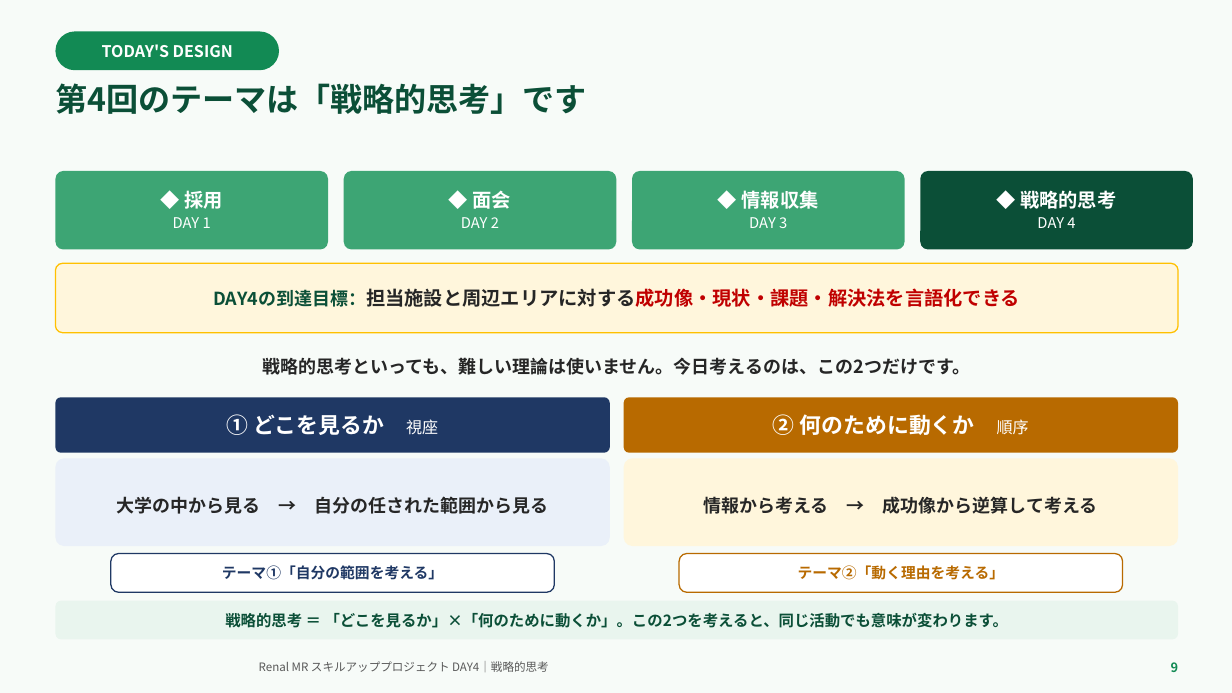
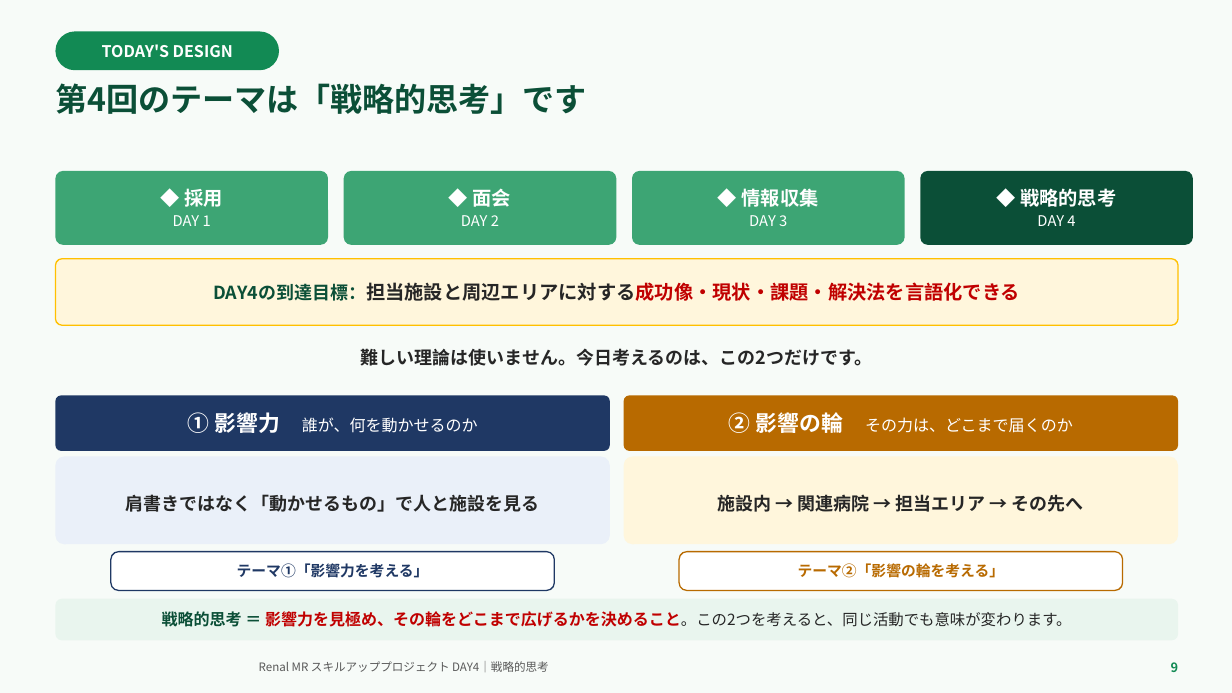
Before and after one commit to TAKUYA-1187/Claude, a slide deck: slide 9 of novartis_training/DAY4_ちょっと分かるだけで世界が変わる.pptx. Drawn at 1232x693 pixels with LibreOffice and Linux fonts; fonts in the diff are those of the drawing; background and template pictures are left out. Boxes give left, top, right and bottom in pixels: in the first picture for what was removed or moved away, otherwise in the second. Text is boxed around its words. In the diff, an @@ line names an element or a change of style, - is before the commit and + after.

```diff
--- a/novartis_training/DAY4_ちょっと分かるだけで世界が変わる.pptx
+++ b/novartis_training/DAY4_ちょっと分かるだけで世界が変わる.pptx
@@ rounded rectangle "◆ 採用": place and size @@
-rounded rectangle "◆ 採用" at (55,171,328,250)
+rounded rectangle "◆ 採用" at (55,171,328,245)
@@ rounded rectangle "◆ 面会": place and size @@
-rounded rectangle "◆ 面会" at (344,171,616,250)
+rounded rectangle "◆ 面会" at (344,171,616,245)
@@ rounded rectangle "◆ 情報収集": place and size @@
-rounded rectangle "◆ 情報収集" at (632,171,905,250)
+rounded rectangle "◆ 情報収集" at (632,171,905,245)
@@ rounded rectangle "◆ 戦略的思考": place and size @@
-rounded rectangle "◆ 戦略的思考" at (921,171,1193,250)
+rounded rectangle "◆ 戦略的思考" at (921,171,1193,245)
@@ rounded rectangle "DAY4の到達目標：担当施設と周辺エリアに対する成功像・現状・課題・解決法を言語化できる": place and size @@
-rounded rectangle "DAY4の到達目標：担当施設と周辺エリアに対する成功像・現状・課題・解決法を言語化できる" at (55,263,1178,333)
+rounded rectangle "DAY4の到達目標：担当施設と周辺エリアに対する成功像・現状・課題・解決法を言語化できる" at (55,259,1178,325)
@@ text at (361,348,873,366): text changed @@
-戦略的思考といっても、難しい理論は使いません。今日考えるのは、この2つだけです。
+難しい理論は使いません。今日考えるのは、この2つだけです。
@@ text in rounded rectangle at (188,412,478,433): text changed; size 17 to 12.5 pt; bold off @@
-① どこを見るか 視座
+① 影響力 誰が、何を動かせるのか
@@ text in rounded rectangle at (729,412,1073,433): text changed; size 17 to 12.5 pt; bold off @@
-② 何のために動くか 順序
+② 影響の輪 その力は、どこまで届くのか
@@ text in rounded rectangle at (125,494,539,512): text changed @@
-大学の中から見る → 自分の任された範囲から見る
+肩書きではなく「動かせるもの」で人と施設を見る
@@ text in rounded rectangle at (717,491,1084,515): text changed @@
-情報から考える → 成功像から逆算して考える
+施設内 → 関連病院 → 担当エリア → その先へ
@@ text in rounded rectangle at (237,563,429,578): text changed @@
-テーマ①「自分の範囲を考える」
+テーマ①「影響力を考える」
@@ text in rounded rectangle at (798,563,1004,578): text changed @@
-テーマ②「動く理由を考える」
+テーマ②「影響の輪を考える」
@@ text in rounded rectangle at (162,611,1072,627): text changed; size 12 to 12.5 pt; text colour #0B4F37 to #C00000 @@
-戦略的思考 ＝ 「どこを見るか」×「何のために動くか」。この2つを考えると、同じ活動でも意味が変わります。
+戦略的思考 ＝ 影響力を見極め、その輪をどこまで広げるかを決めること。この2つを考えると、同じ活動でも意味が変わります。
```
Also in this commit, not shown: 23 other slides changed, 2 slides added, 6 slides removed, 2 other files.
